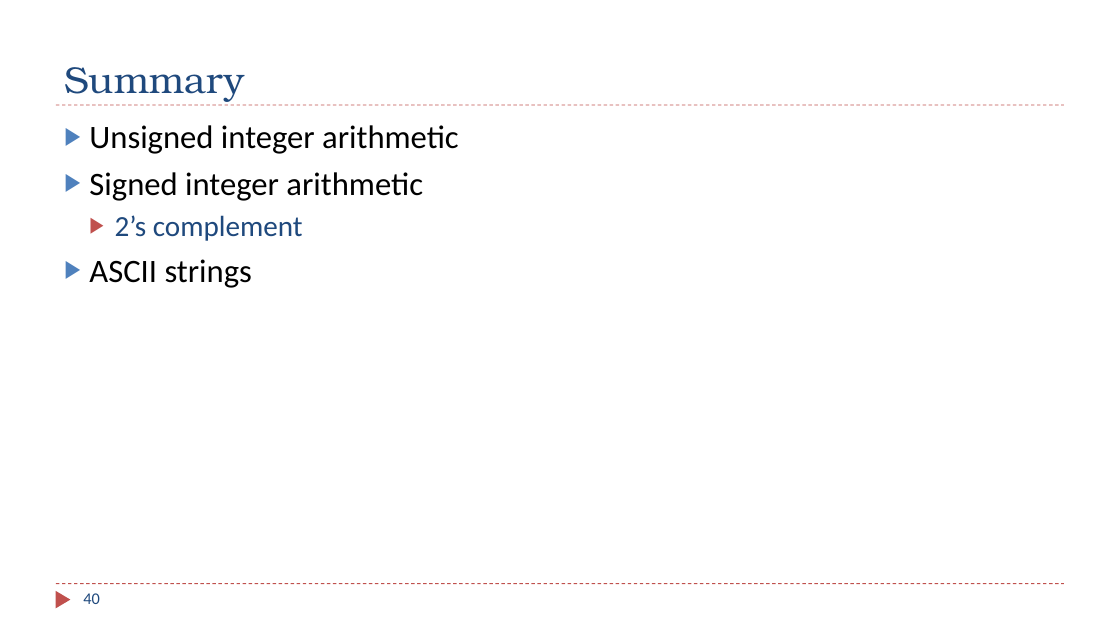
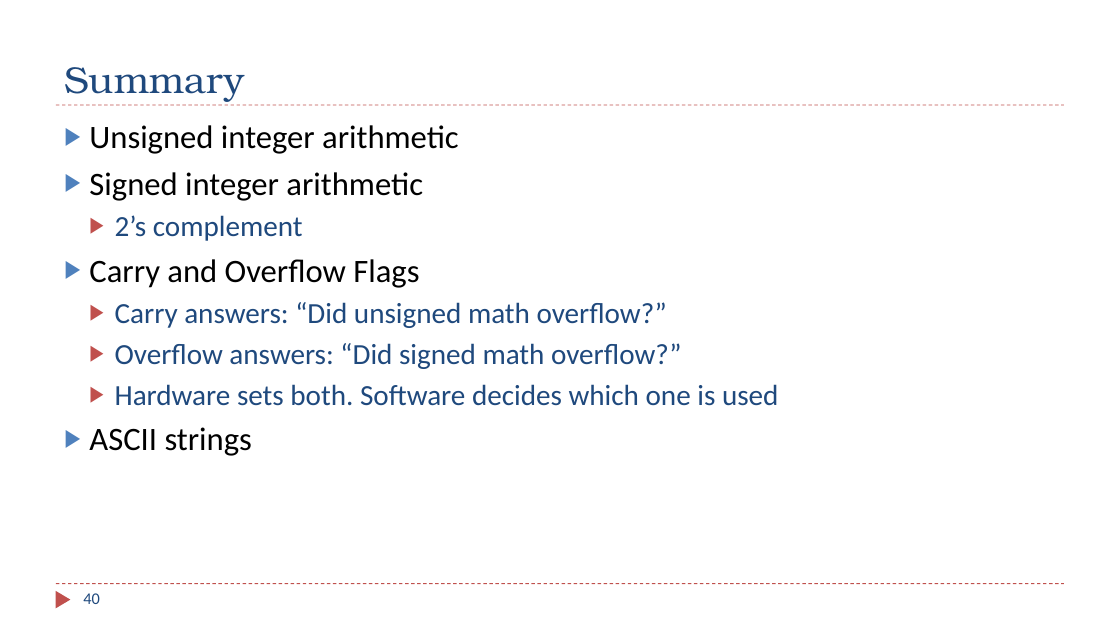
Before and after one commit to guhofstra/CSC111Sp26, a slide deck: slide 40 of PPTs/Ch2_Data_Representation.pptx. Drawn at 1120x630 pixels with LibreOffice and Linux fonts; fonts in the diff are those of the drawing. Boxes give left, top, right and bottom in pixels: in the first picture for what was removed or moved away, otherwise in the second. Text is boxed around its words. In the diff, an @@ line names an element or a change of style, - is before the commit and + after.

```diff
--- a/PPTs/Ch2_Data_Representation.pptx
+++ b/PPTs/Ch2_Data_Representation.pptx
@@ text at box(89, 259, 778, 406): paragraphs added @@
+▶ Carry and Overflow Flags
+  ▶ Carry answers: “Did unsigned math overflow?”
+  ▶ Overflow answers: “Did signed math overflow?”
+  ▶ Hardware sets both. Software decides which one is used
```
Also in this commit, not shown: 14 other slides changed, 21 other files.
